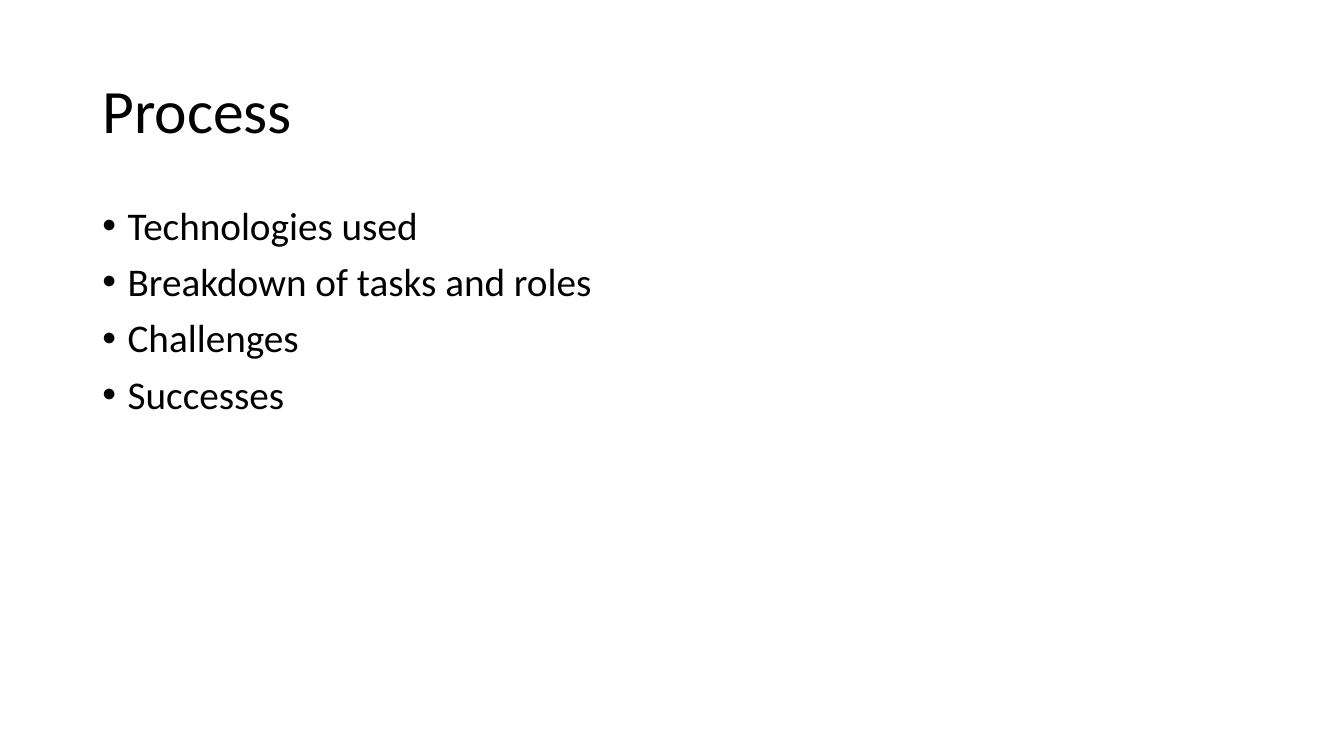
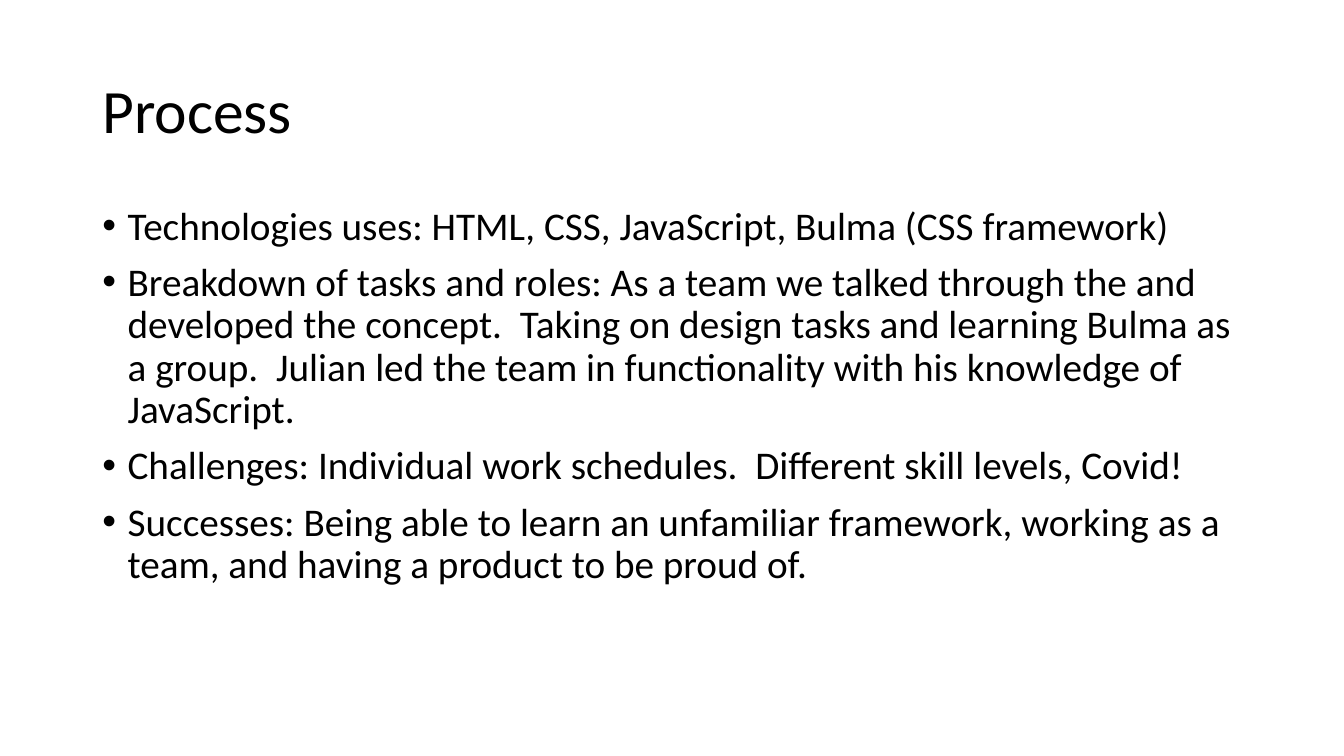
Before and after one commit to Calterat/dendrite, a slide deck: slide 4 of Project1 dendrite presentation.pptx. Drawn at 1344x756 pixels with LibreOffice and Linux fonts; fonts in the diff are those of the drawing. Boxes give left, top, right and bottom in pixels: in the first picture for what was removed or moved away, otherwise in the second. Text is boxed around its words. In the diff, an @@ line names an element or a change of style, - is before the commit and + after.

```diff
--- a/Project1 dendrite presentation.pptx
+++ b/Project1 dendrite presentation.pptx
@@ text at (x1=128, y1=211, x2=1230, y2=585): text changed @@
-• Technologies used
-• Breakdown of tasks and roles
-• Challenges
-• Successes
+• Technologies uses: HTML, CSS, JavaScript, Bulma (CSS framework)
+• Breakdown of tasks and roles: As a team we talked through the and developed the concept. Taking on design tasks and learning Bulma as a group. Julian led the team in functionality with his knowledge of JavaScript.
+• Challenges: Individual work schedules. Different skill levels, Covid!
+• Successes: Being able to learn an unfamiliar framework, working as a team, and having a product to be proud of.
```
Also in this commit, not shown: 2 other slides changed, 2 slides added, 2 slides removed.
